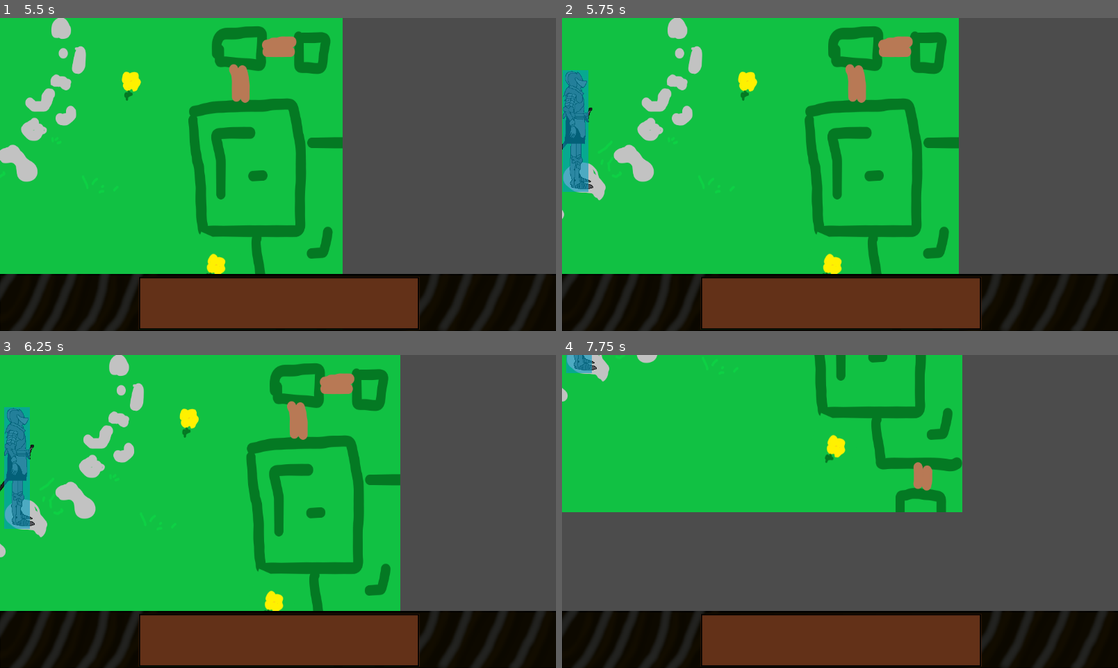
Above: before the commit, frames 1-4 (two rows, left to right).
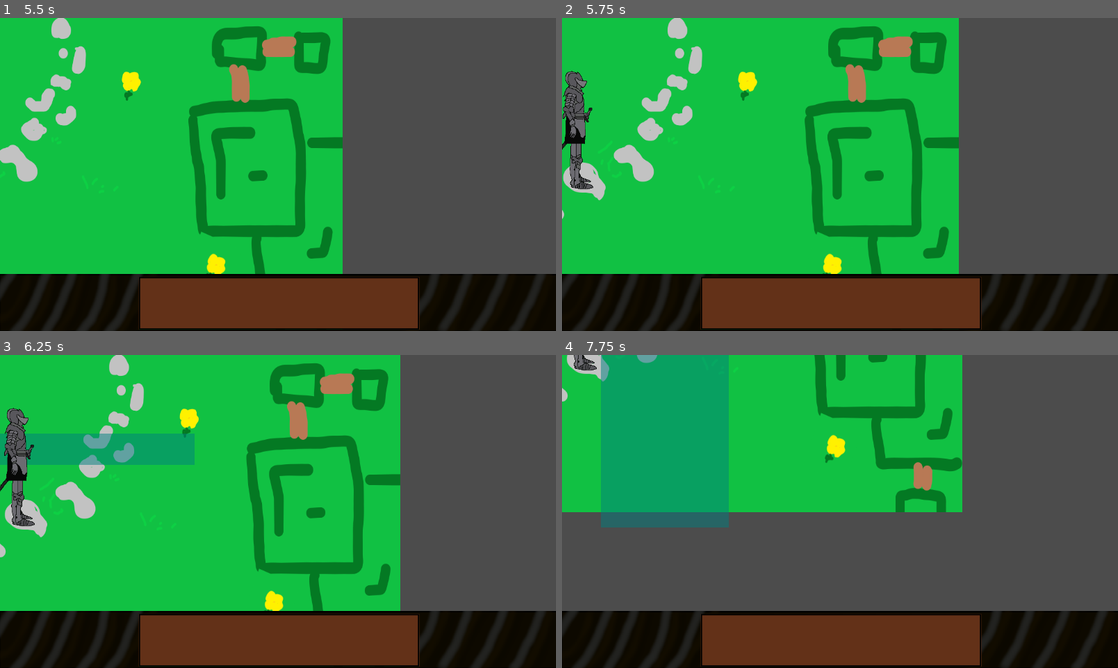
Above: after the commit, the same moments.

Repository: An0n3m0us/RSS-Godot
Game: Godot game, scene res://src/game/IntroScreen.tscn
Two runs of this game, one before a commit and one after it. Both use one fixed random seed, a clock stepped at 60 frames per second and the inputs below.
Inputs (mouse positions are in pixels of both pictures, inside the frame that each line leads up to):
- Up to frame 1 (5.5 s): click (88, 115) at 0.5 s; click (88, 115) at 1.25 s; tap Enter at 2 s; move the mouse to (400, 158) at 2.02 s; hold Right 2.03-2.75 s; click (400, 158) at 2.17 s; drag from (166, 190) to (250, 237) at 2.77 s; move the mouse to (333, 105) at 3.52 s; hold Right 3.53-4.25 s; click (333, 105) at 3.67 s; drag from (250, 237) to (111, 127) at 4.27 s; move the mouse to (444, 221) at 5.02 s; hold Left from 5.03 s (still down); click (444, 221) at 5.17 s
- Up to frame 2 (5.75 s): keep holding Left
- Up to frame 3 (6.25 s): release Left at 5.75 s; drag from (111, 464) to (194, 433) at 5.77 s
- Up to frame 4 (7.75 s): move the mouse to (867, 511) at 6.52 s; hold Down 6.53-7.25 s; click (867, 511) at 6.67 s; drag from (756, 433) to (728, 527) at 7.27 s

Frame 1 is identical in both runs. In frame 2, 1.8% of the frame differs, in the area x 0-5%, y 16-56%; in frame 3, 4.8%; in frame 4, 13%, in the area x 0-30%, y 0-56%.
Error before the commit: Invalid set index 'target' (on base: 'KinematicBody2D') with value of type 'Vector2'. (res://src/scripts/GameScene.gd:19)

Commit message:
Add enemy esquire body parts

Diff:
--- a/src/scripts/GameScene.gd
+++ b/src/scripts/GameScene.gd
@@ -7,8 +7,10 @@
 
 # Big thanks to KidsCanCode for drag-select code
 
+var mouseFrom = 0
+var mouseTo = 0
+
 func _input(event):
-	print(event)
 	if event is InputEventMouseButton and event.button_index == BUTTON_LEFT:
 		if event.pressed:
 			if selected.size() == 0:
@@ -16,7 +18,8 @@
 				drag_start = event.position
 			else:
 				for item in selected:
-					item.collider.target = event.position
+
+					item.position = Vector2(50, 50)
 					$Knight/ColorRect.visible = false
 				selected = []
 		elif dragging:
Binary file added: assets/images/enemyesquirebody.png
Not shown, added: assets/images/enemyesquirebody.png.import
Binary file added: assets/images/enemyesquirehead.png
Not shown, added: assets/images/enemyesquirehead.png.import
Binary file added: assets/images/enemyesquireleftarm.png
Not shown, added: assets/images/enemyesquireleftarm.png.import
Binary file added: assets/images/enemyesquireleftleg.png
Not shown, added: assets/images/enemyesquireleftleg.png.import
Binary file added: assets/images/enemyesquirerightarm.png
Not shown, added: assets/images/enemyesquirerightarm.png.import
Binary file added: assets/images/enemyesquirerightleg.png
Not shown, added: assets/images/enemyesquirerightleg.png.import
